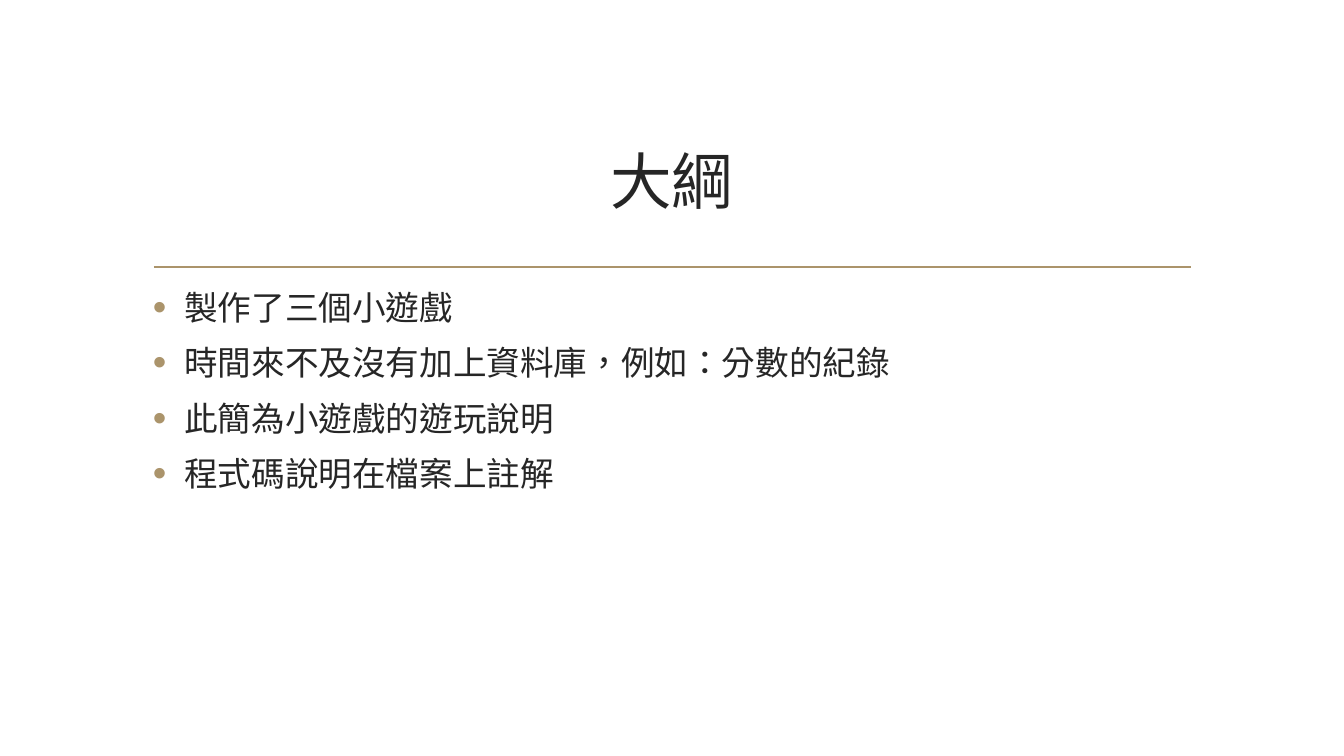
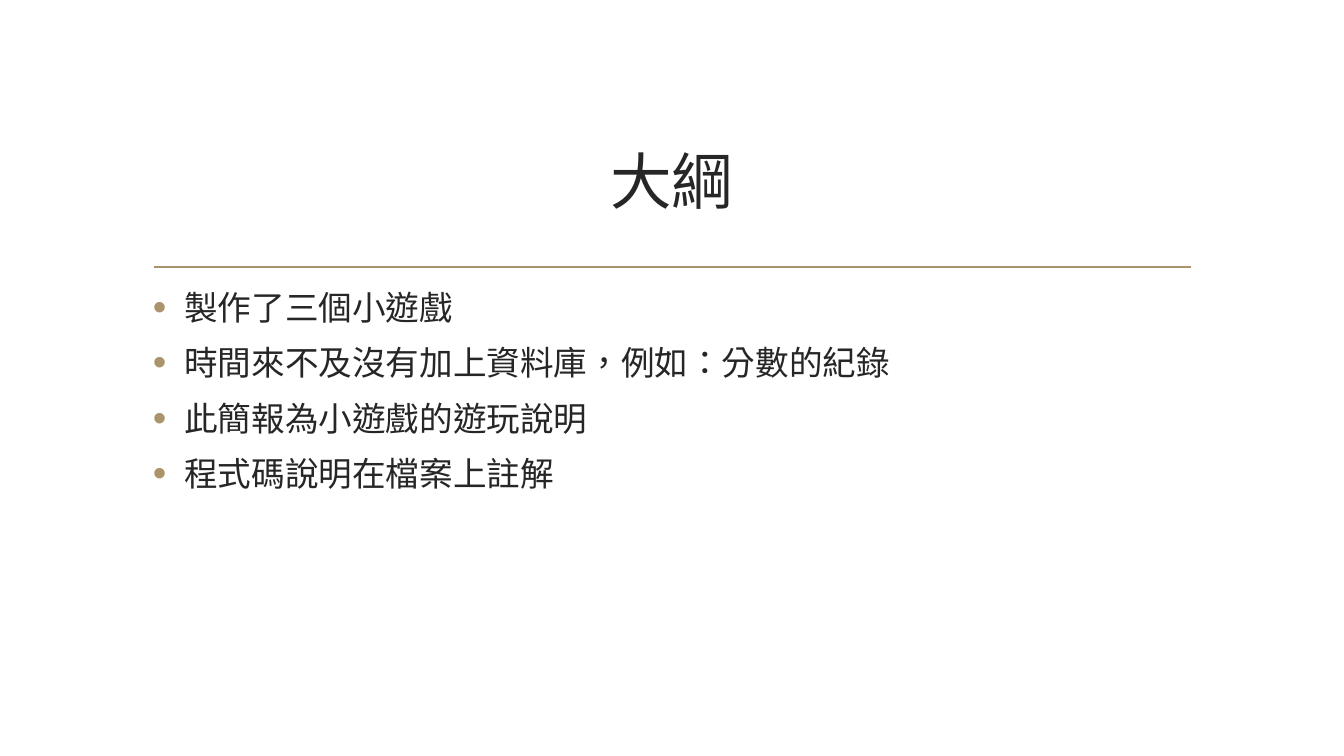
Before and after one commit to bluehuan07/JavaGames, a slide deck: slide 2 of 作業報告.pptx. Drawn at 1344x756 pixels with LibreOffice and Linux fonts; fonts in the diff are those of the drawing; background and template pictures are left out. Boxes give left, top, right and bottom in pixels: in the first picture for what was removed or moved away, otherwise in the second. Text is boxed around its words. In the diff, an @@ line names an element or a change of style, - is before the commit and + after.

```diff
--- a/作業報告.pptx
+++ b/作業報告.pptx
@@ text at [184, 402, 587, 434]: text changed @@
-• 此簡為小遊戲的遊玩說明
+• 此簡報為小遊戲的遊玩說明
```
Also in this commit, not shown: 1 other file.
